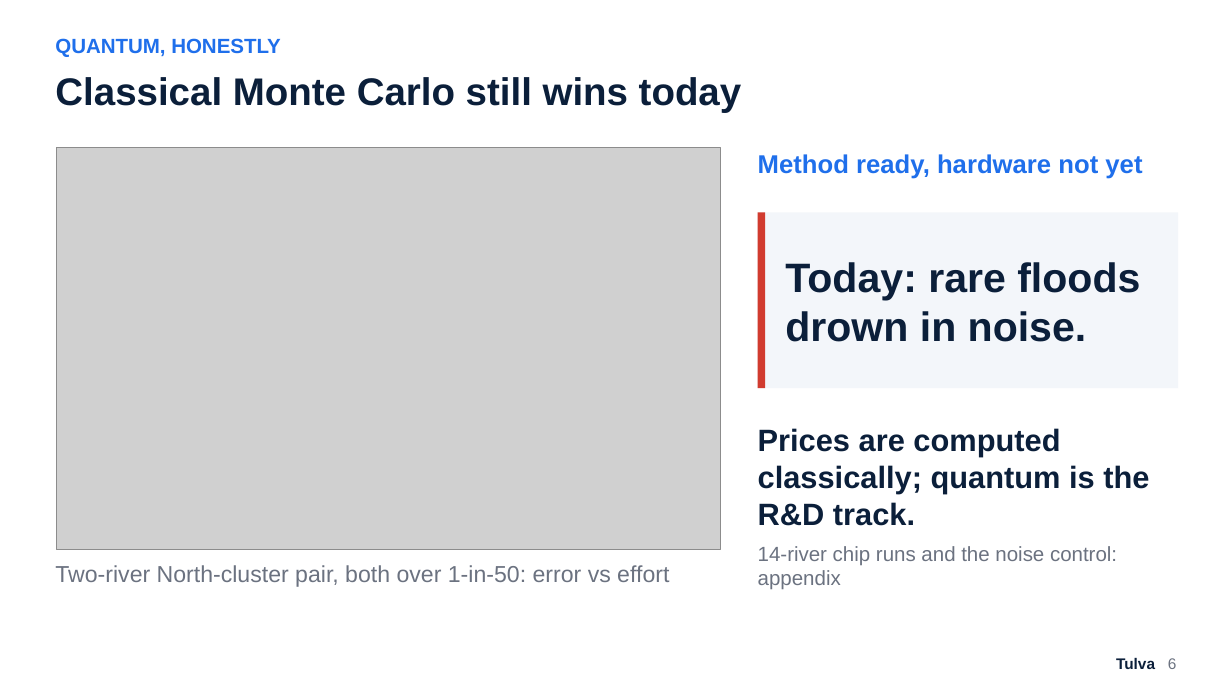
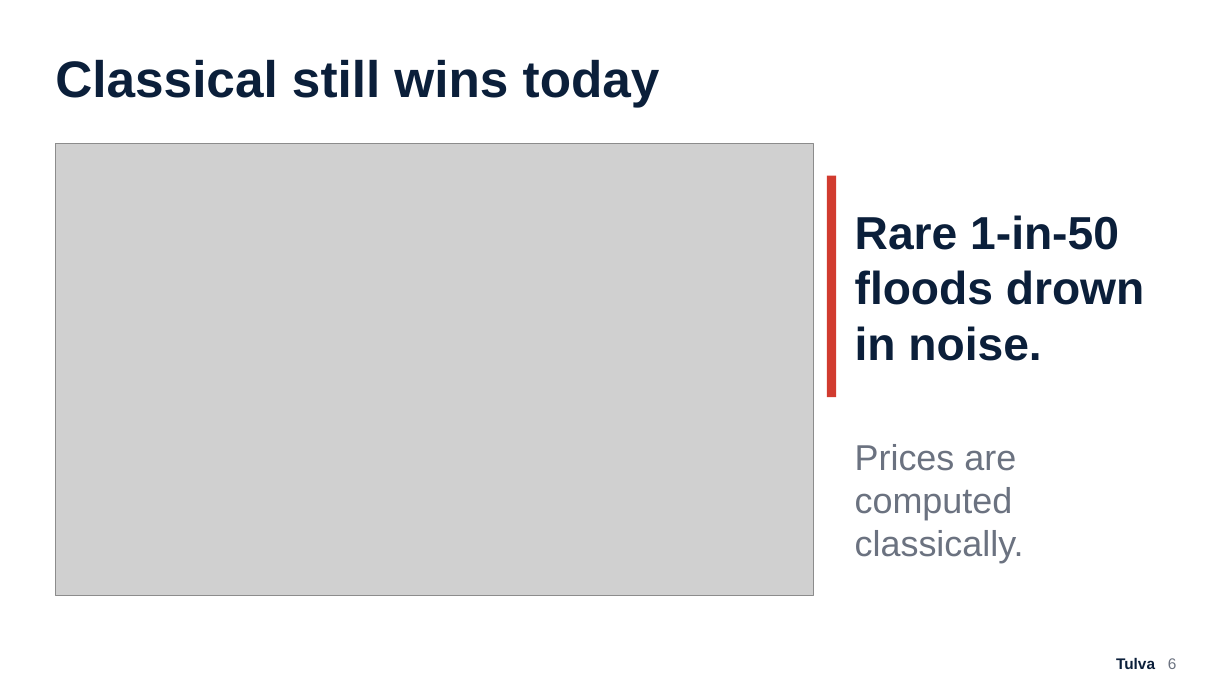
Before and after one commit to Zawaer/tulva, a slide deck: slide 6 of deck/Tulva_QxF2026.pptx. Drawn at 1232x693 pixels with LibreOffice and Linux fonts; fonts in the diff are those of the drawing; grey boxes stand for pictures. Boxes give left, top, right and bottom in pixels: in the first picture for what was removed or moved away, otherwise in the second. Text is boxed around its words. In the diff, an @@ line names an element or a change of style, - is before the commit and + after.

```diff
--- a/deck/Tulva_QxF2026.pptx
+++ b/deck/Tulva_QxF2026.pptx
@@ text at [55, 59, 660, 107]: text changed; size 30 to 40 pt @@
-Classical Monte Carlo still wins today
+Classical still wins today
@@ text removed at [55, 38, 281, 57] @@
-QUANTUM, HONESTLY
@@ picture: place and size @@
-picture at [56, 148, 721, 550]
+picture at [55, 143, 813, 596]
@@ text removed at [758, 154, 1142, 179] @@
-Method ready, hardware not yet
@@ rectangle: place and size @@
-rectangle at [758, 213, 765, 388]
+rectangle at [827, 176, 836, 397]
@@ rectangle removed at [758, 213, 1178, 388] @@
@@ text at [855, 215, 1144, 361]: text changed; size 32 to 36 pt @@
-Today: rare floods drown in noise.
+Rare 1-in-50 floods drown in noise.
@@ text at [855, 444, 1024, 563]: text changed; size 24 to 28 pt; text colour #0B1F3A to #6B7280; bold off @@
-Prices are computed classically; quantum is the R&D track.
+Prices are computed classically.
@@ text removed at [55, 565, 669, 587] @@
-Two-river North-cluster pair, both over 1-in-50: error vs effort
@@ text removed at [758, 546, 1117, 589] @@
-14-river chip runs and the noise control: appendix
```
Also in this commit, not shown: 6 other slides changed, 4 slides added, 2 slides removed, 19 other files.
